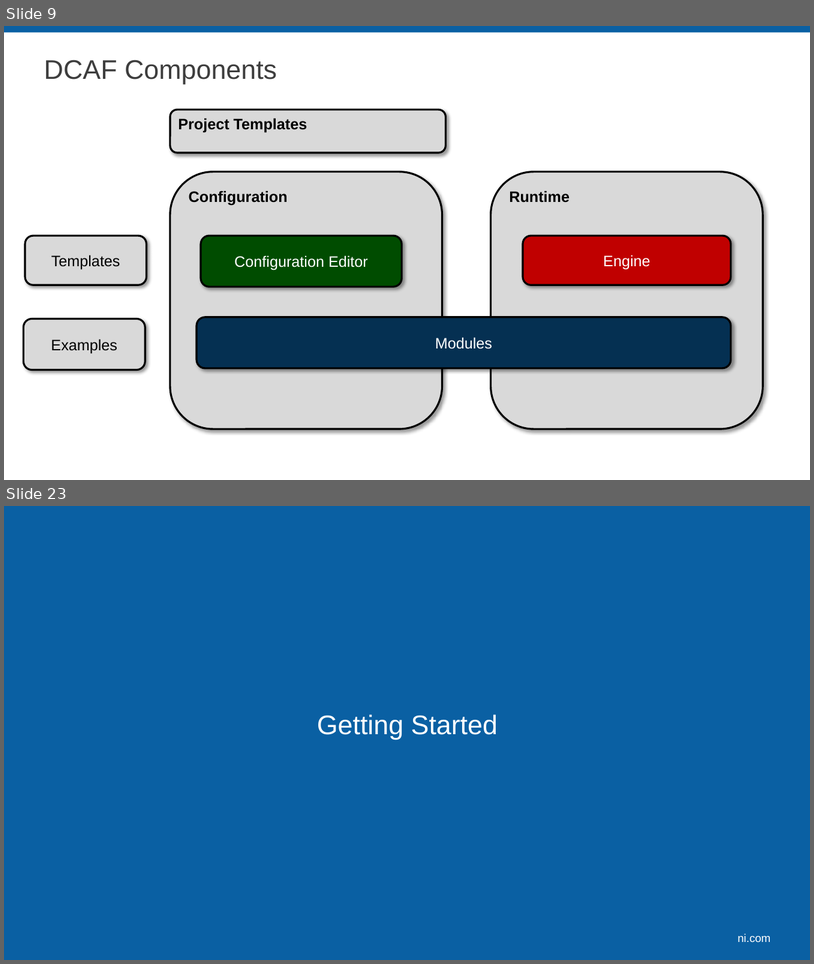
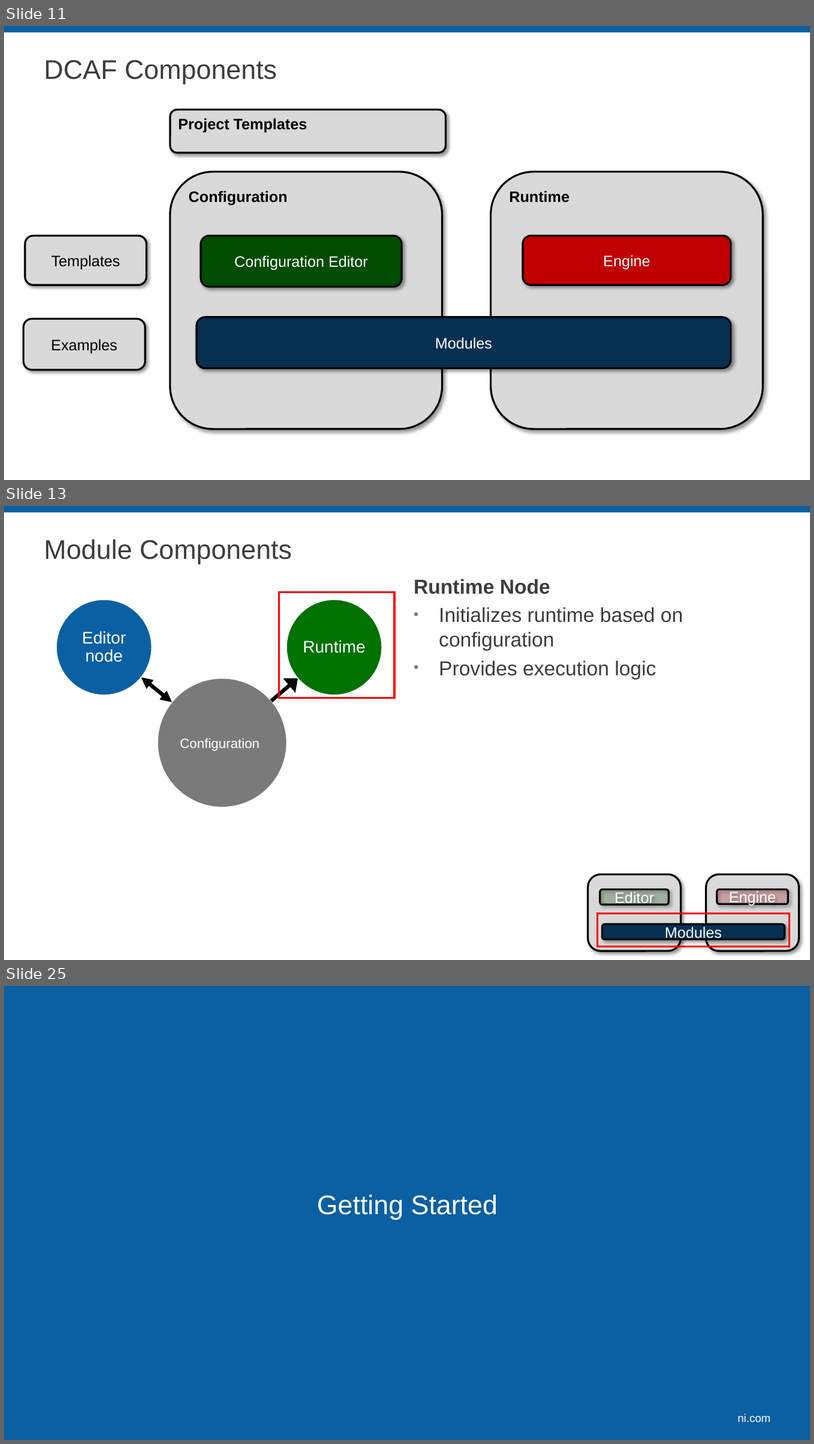
Before and after one commit to LabVIEW-DCAF/Documentation, a slide deck: Trunk/Getting Started Material/DCAF Training/1 Introduction to DCAF.pptx. Shown one above the other, each under a label of ours: slides 9 and 23 before the commit, slides 11, 13 and 25 after it; the slides between them are not shown. The pictures are 814x964 and 814x1444 pixels, drawn with LibreOffice and Linux fonts; fonts in the diff are those of the drawing; background and template pictures are left out. Boxes give left, top, right and bottom in pixels: in the first picture for what was removed or moved away, otherwise in the second. Text is boxed around its words. In the diff, an @@ line names an element or a change of style, - is before the commit and + after.

```diff
--- a/Trunk/Getting Started Material/DCAF Training/1 Introduction to DCAF.pptx
+++ b/Trunk/Getting Started Material/DCAF Training/1 Introduction to DCAF.pptx
@@ slide 13 added at (x1=4, y1=506, x2=810, y2=960), background #FFFFFF; not listed: 1 template element that a slide beside it also shows @@
@@ title added at (x1=44, y1=539, x2=292, y2=564), 32 pt, text #3D3D3D @@
+Module Components
@@ rectangle added at (x1=279, y1=592, x2=394, y2=698), outline #FF0000 2.25 pt @@
@@ text added at (x1=414, y1=579, x2=683, y2=679), 24 pt, text #3D3D3D @@
+Runtime Node
+• Initializes runtime based on configuration
+• Provides execution logic
@@ group added at (x1=57, y1=600, x2=382, y2=807): 3 ellipses, 3 texts, 2 freeform shapes @@
+Configuration
+Editor node
+Runtime
@@ rounded rectangle added at (x1=588, y1=874, x2=681, y2=951), fill #D9D9D9, outline #000000 2.25 pt @@
@@ rounded rectangle added at (x1=707, y1=874, x2=800, y2=951), fill #D9D9D9, outline #000000 2.25 pt @@
@@ rounded rectangle added at (x1=600, y1=889, x2=669, y2=904), fill #004C00 at 20% opacity, outline #000000 2.25 pt, 18 pt, text #FFFFFF @@
+Editor
@@ rounded rectangle added at (x1=717, y1=889, x2=789, y2=903), fill #C00000 at 20% opacity, outline #000000 2.25 pt, 18 pt, text #FFFFFF @@
+Engine
@@ rectangle added at (x1=598, y1=913, x2=790, y2=946), outline #FF0000 2.25 pt @@
@@ rounded rectangle added at (x1=602, y1=924, x2=785, y2=939), fill #053052, outline #000000 2.25 pt, 18 pt, text #FFFFFF @@
+Modules
@@ what was slide 9 is now slide 11 @@
@@ what was slide 23 is now slide 25 @@
```
Also in this commit, not shown: 20 slides changed, 9 other slides added.
